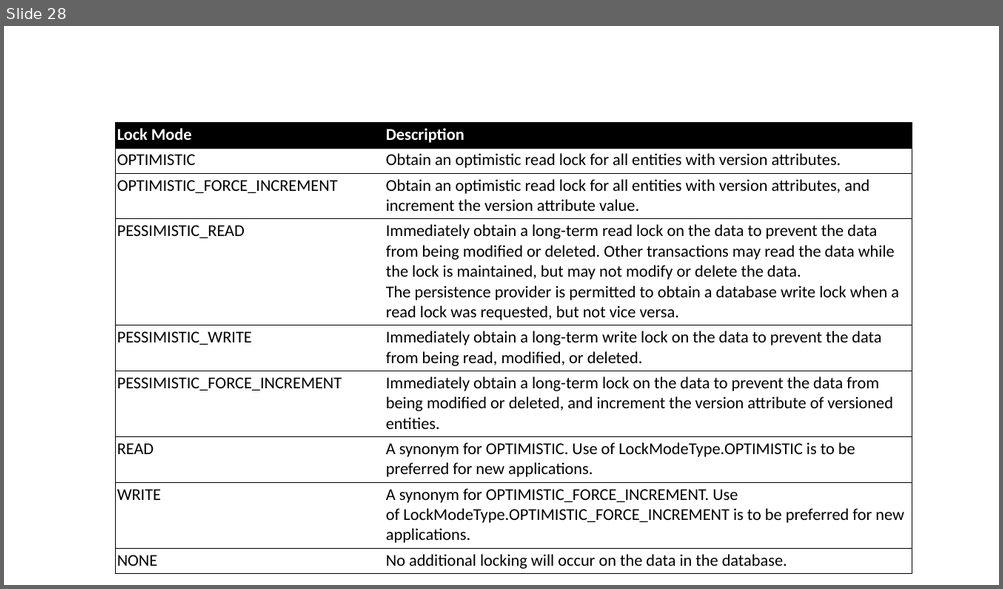
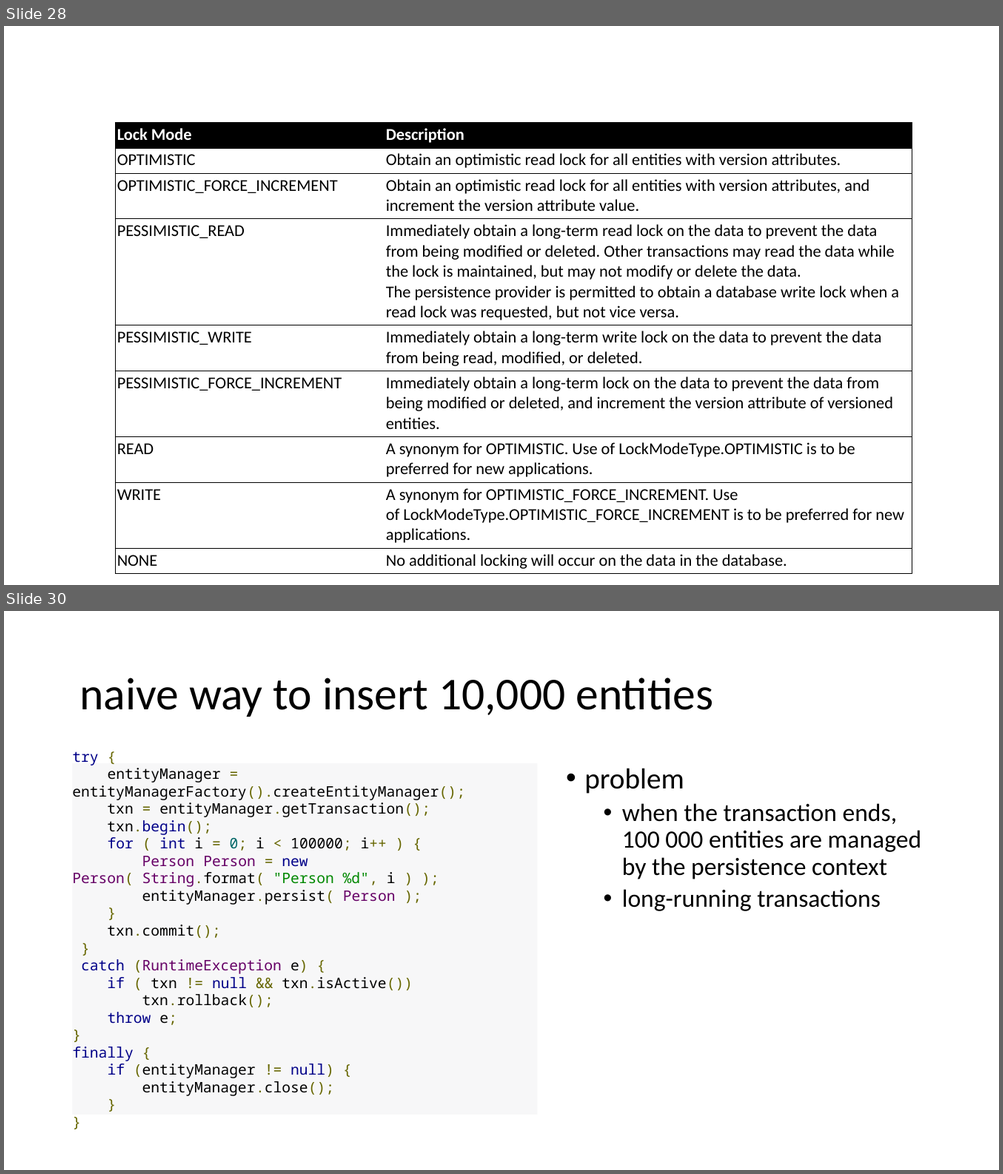
Before and after one commit to lawren43/mytest-repo, a slide deck: test-springmvc/doc/2.JPA Programming.pptx. Shown one above the other, each under a label of ours: slide 28 before the commit, slides 28 and 30 after it; the slides between them are not shown. The pictures are 1003x589 and 1003x1174 pixels, drawn with LibreOffice and Linux fonts; fonts in the diff are those of the drawing. Boxes give left, top, right and bottom in pixels: in the first picture for what was removed or moved away, otherwise in the second. Text is boxed around its words. In the diff, an @@ line names an element or a change of style, - is before the commit and + after.

```diff
--- a/test-springmvc/doc/2.JPA Programming.pptx
+++ b/test-springmvc/doc/2.JPA Programming.pptx
@@ slide 30 added at (4,611,999,1170), background #FFFFFF @@
@@ title added at (79,678,714,717), 44 pt, text #000000 @@
+naive way to insert 10,000 entities
@@ rectangle added at (73,763,538,1115), fill #F7F7F8, 14 pt, text #000000 @@
+try {
+entityManager = entityManagerFactory().createEntityManager();
+txn = entityManager.getTransaction();
+txn.begin();
+for ( int i = 0; i < 100000; i++ ) {
+Person Person = new Person( String.format( "Person %d", i ) );
+entityManager.persist( Person );
+}
+txn.commit();
+}
+catch (RuntimeException e) {
+if ( txn != null && txn.isActive())
+txn.rollback();
+throw e;
+}
+finally {
+if (entityManager != null) {
+entityManager.close();
+}
+}
@@ text added at (584,768,922,911), 24 pt, text #000000 @@
+• problem
+  • when the transaction ends, 100 000 entities are managed by the persistence context
+  • long-running transactions
```
Also in this commit, not shown: 2 other slides added.
